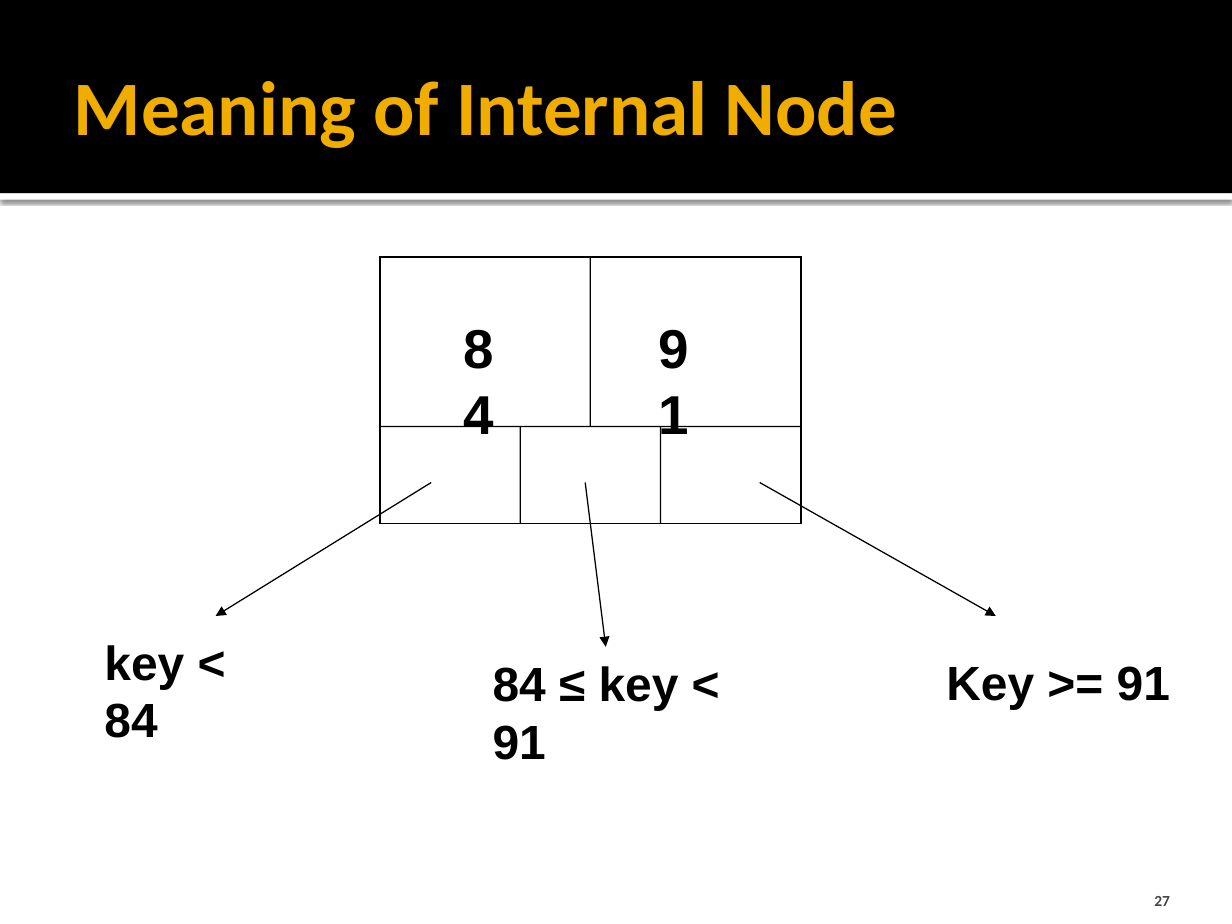
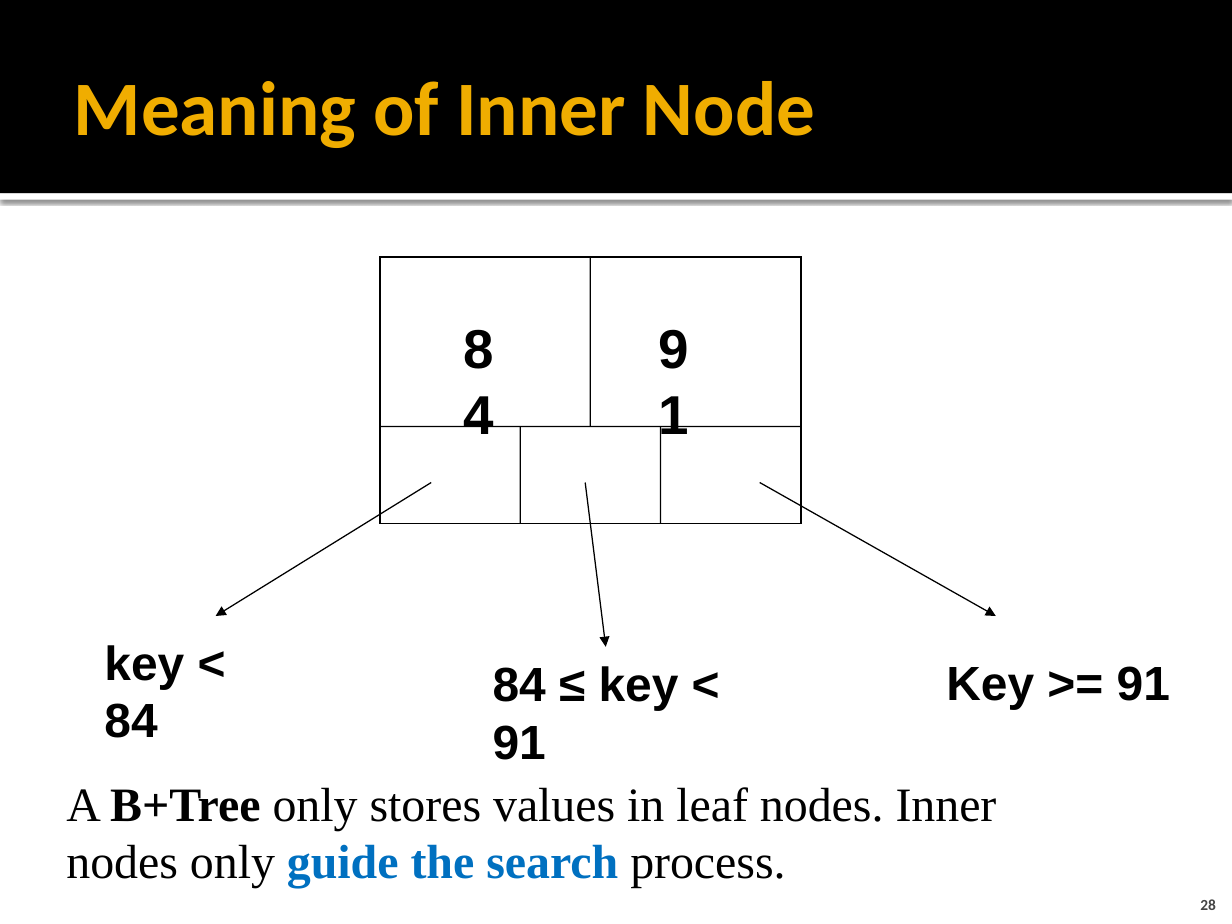
Before and after one commit to cmpt606f19/cmpt606-content, a slide deck: slide 28 of Lectures/06 Indexing.pptx (slide 27 before the commit). Drawn at 1232x924 pixels with LibreOffice and Linux fonts; fonts in the diff are those of the drawing. Boxes give left, top, right and bottom in pixels: in the first picture for what was removed or moved away, otherwise in the second. Text is boxed around its words. In the diff, an @@ line names an element or a change of style, - is before the commit and + after.

```diff
--- a/Lectures/06 Indexing.pptx
+++ b/Lectures/06 Indexing.pptx
@@ title at bbox=[74, 81, 815, 148]: text changed @@
-Meaning of Internal Node
+Meaning of Inner Node
@@ text added at bbox=[66, 787, 997, 888], 28 pt, text #000000 @@
+A B+Tree only stores values in leaf nodes. Inner nodes only guide the search process.
@@ page number at bbox=[1200, 899, 1216, 910]: text changed @@
-27
+28
```
Also in this commit, not shown: 20 other slides changed, 3 slides added, 1 other file.
